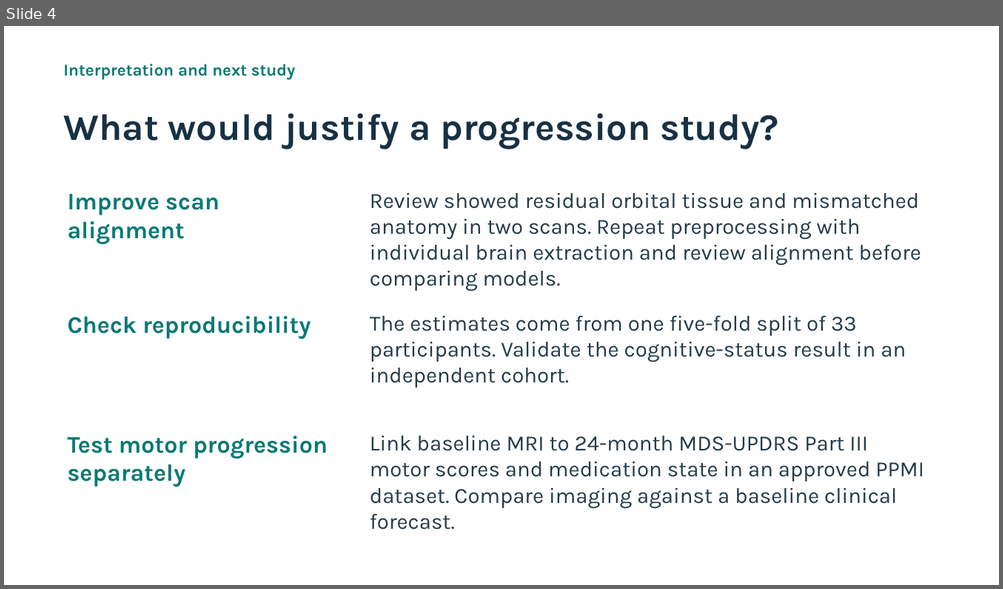
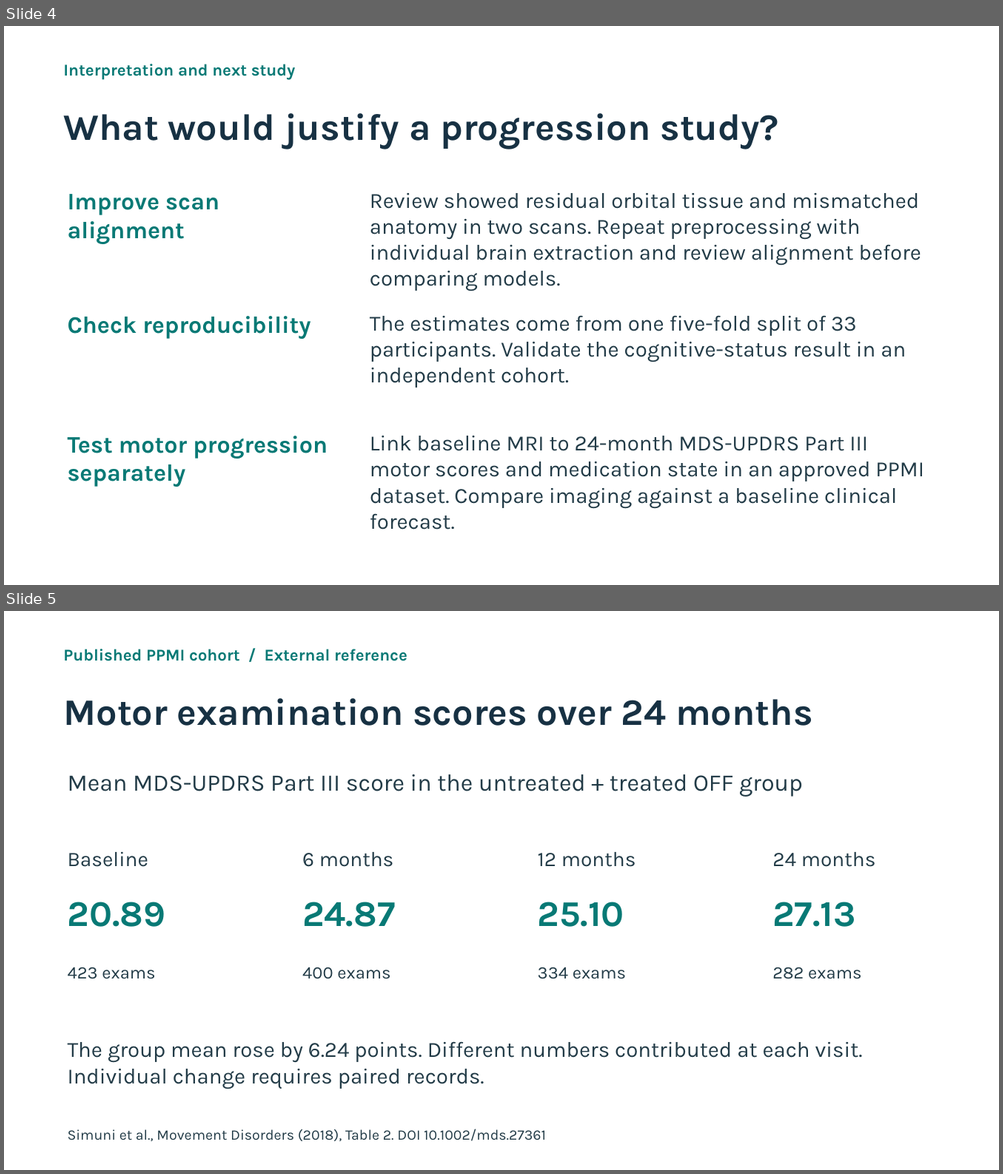
Before and after one commit to Kays3/geneformer-vs-brainiac, a slide deck: parkinsons-mri-pilot/Parkinsons-MRI-pilot.pptx. Shown one above the other, each under a label of ours: slide 4 before the commit, slides 4 and 5 after it. The pictures are 1003x589 and 1003x1174 pixels, drawn with LibreOffice and Linux fonts; fonts in the diff are those of the drawing. Boxes give left, top, right and bottom in pixels: in the first picture for what was removed or moved away, otherwise in the second. Text is boxed around its words. In the diff, an @@ line names an element or a change of style, - is before the commit and + after.

Commit message:
Add published 24-month PPMI motor progression reference to pilot slides

```diff
--- a/parkinsons-mri-pilot/Parkinsons-MRI-pilot.pptx
+++ b/parkinsons-mri-pilot/Parkinsons-MRI-pilot.pptx
@@ slide 5 added at <box>4,611,999,1170</box>, background #FFFFFF @@
@@ text added at <box>63,649,407,661</box>, 16 pt, text #087975, bold @@
+Published PPMI cohort / External reference
@@ text added at <box>63,698,813,726</box>, 36 pt, text #173143, bold @@
+Motor examination scores over 24 months
@@ text added at <box>68,775,802,797</box>, 23 pt, text #223B47 @@
+Mean MDS-UPDRS Part III score in the untreated + treated OFF group
@@ text added at <box>68,851,148,867</box>, 20 pt, text #223B47 @@
+Baseline
@@ text added at <box>302,852,394,867</box>, 20 pt, text #223B47 @@
+6 months
@@ text added at <box>538,852,636,867</box>, 20 pt, text #223B47 @@
+12 months
@@ text added at <box>772,852,876,867</box>, 20 pt, text #223B47 @@
+24 months
@@ text added at <box>68,902,166,927</box>, 35 pt, text #087975, bold @@
+20.89
@@ text added at <box>302,902,395,927</box>, 35 pt, text #087975, bold @@
+24.87
@@ text added at <box>538,902,624,927</box>, 35 pt, text #087975, bold @@
+25.10
@@ text added at <box>772,902,856,927</box>, 35 pt, text #087975, bold @@
+27.13
@@ text added at <box>68,968,155,980</box>, 17 pt, text #223B47 @@
+423 exams
@@ text added at <box>302,968,390,980</box>, 17 pt, text #223B47 @@
+400 exams
@@ text added at <box>538,967,626,980</box>, 17 pt, text #223B47 @@
+334 exams
@@ text added at <box>772,968,861,980</box>, 17 pt, text #223B47 @@
+282 exams
@@ text added at <box>68,1042,862,1089</box>, 21 pt, text #223B47 @@
+The group mean rose by 6.24 points. Different numbers contributed at each visit. Individual change requires paired records.
@@ text added at <box>68,1129,546,1142</box>, 14 pt, text #223B47 @@
+Simuni et al., Movement Disorders (2018), Table 2. DOI 10.1002/mds.27361
```
Also in this commit, not shown: 3 other files.
